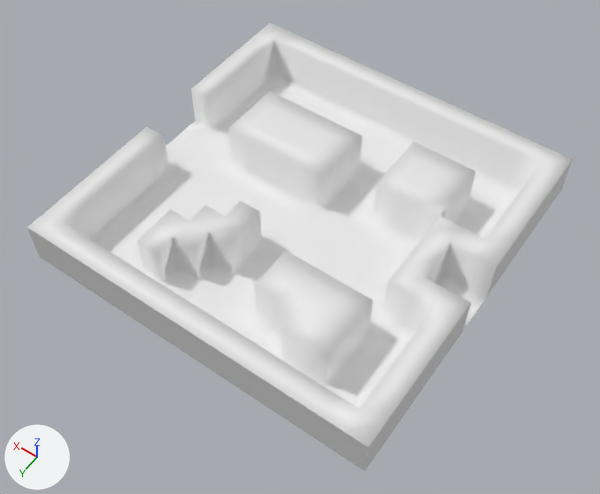
Before and after pictures for a commit that changed the Blender file Assets/Models/basemodel.blend.
Both versions are drawn from a 50 mm lens placed at (-32.4, 48.0, 71.3), pointed at (-0.2, 2.9, 0.4). The lights are fixed; the arrows at lower left show +X, +Y and +Z.
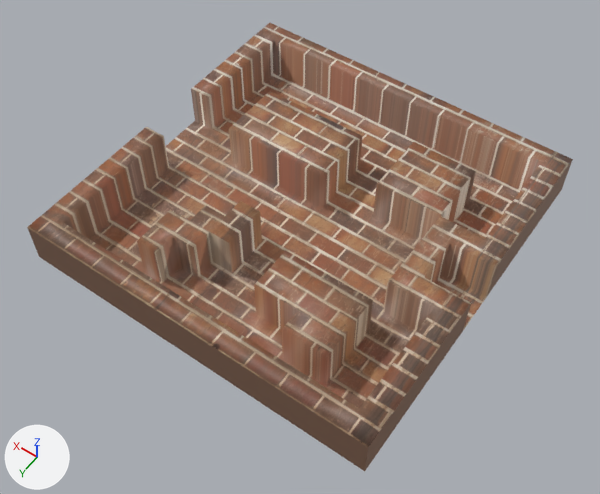
The change, as a diff of the scene's bpy script:
```diff
--- a/Assets/Models/basemodel.blend.py
+++ b/Assets/Models/basemodel.blend.py
@@ img_texturescom_bricksmallbrown0426_2_m_tif @@
+img_texturescom_bricksmallbrown0426_2_m_tif = load_image('TexturesCom_BrickSmallBrown0426_2_M.tif', '../Materials/TexturesCom_BrickSmallBrown0426_2_M.tif', 1600, 1035, 'sRGB')
@@ mat_material_001 @@
 mat_material_001 = principled_material('Material.001')
-mat_material_001.base_color = (0.8, 0.8, 0.8)  # white #e7e7e7
+mat_material_001.texture = img_texturescom_bricksmallbrown0426_2_m_tif
@@ me_plane @@
 me_plane.from_pydata(...)  # 468 vertices, 436 faces; spans x -1.0..1.0, y -1.0..1.0, z 0.0..0.24
 # used by ob_plane; location = (1.0, -0.4, 0.5); scale = (20.7, 20.7, 20.7)
+# me_plane part 1: all 137 faces that had it switch from mat_material_002 (white #e7e7e7) to mat_material_001 (picture img_texturescom_bricksmallbrown0426_2_m_tif)
+# me_plane part 2: all 12 faces that had it switch from mat_material_003 (white #e7e7e7) to mat_material_001 (picture img_texturescom_bricksmallbrown0426_2_m_tif)
```

Where the change shows, as pixel boxes (x1, y1, x2, y2) in the pictures (600 x 494 px):
'Plane', surface changed, recoloured (white to brown): (27, 23, 573, 471) in both
part 1 of me_plane, recoloured (white to brown): (28, 23, 573, 447) in both
part 2 of me_plane, recoloured (white to brown): (374, 142, 476, 239) in both
